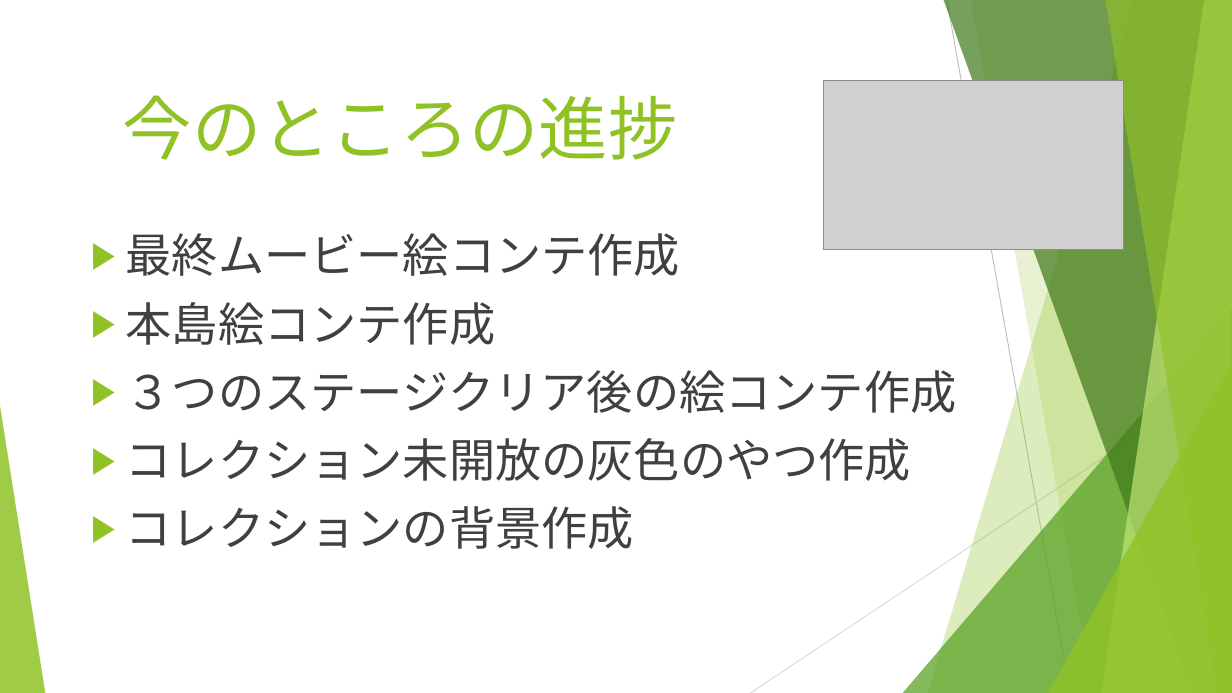
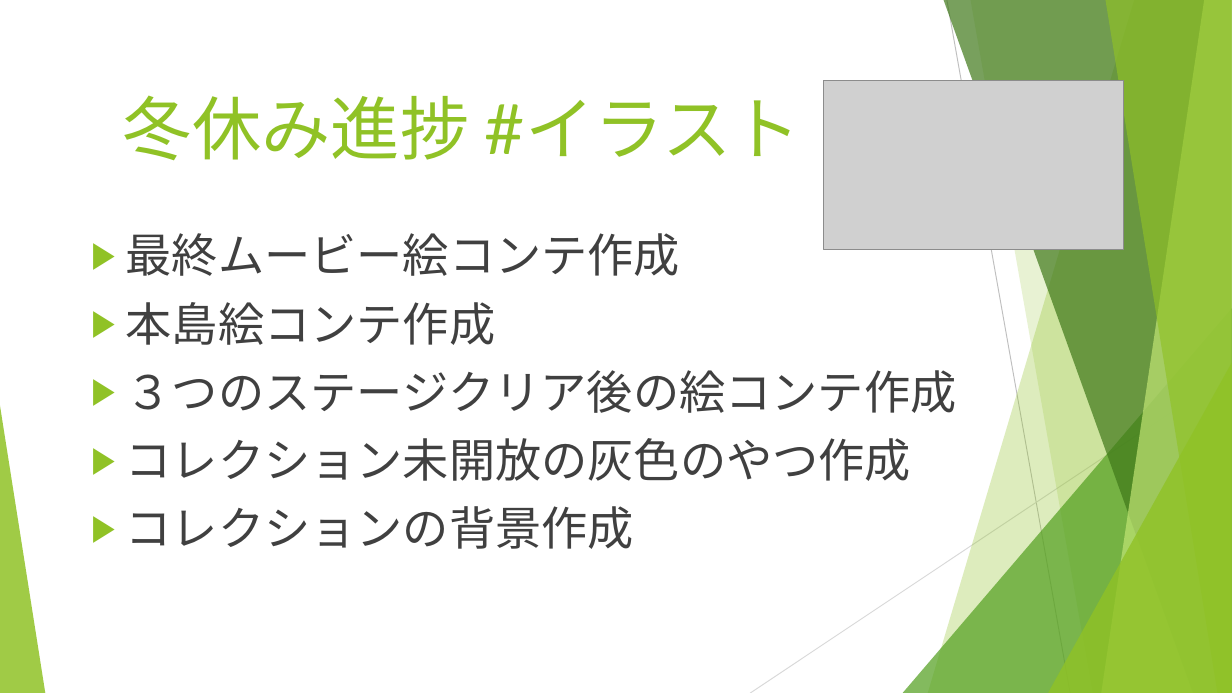
Before and after one commit to incho/MobileApp, a slide deck: slide 2 of スライド/実験４_0116.pptx. Drawn at 1232x693 pixels with LibreOffice and Linux fonts; fonts in the diff are those of the drawing; grey boxes stand for pictures. Boxes give left, top, right and bottom in pixels: in the first picture for what was removed or moved away, otherwise in the second. Text is boxed around its words. In the diff, an @@ line names an element or a change of style, - is before the commit and + after.

Commit message:
ppp

```diff
--- a/スライド/実験４_0116.pptx
+++ b/スライド/実験４_0116.pptx
@@ title at (x1=123, y1=95, x2=801, y2=161): text changed @@
-今のところの進捗
+冬休み進捗 #イラスト
```
Also in this commit, not shown: 1 other slide changed.
